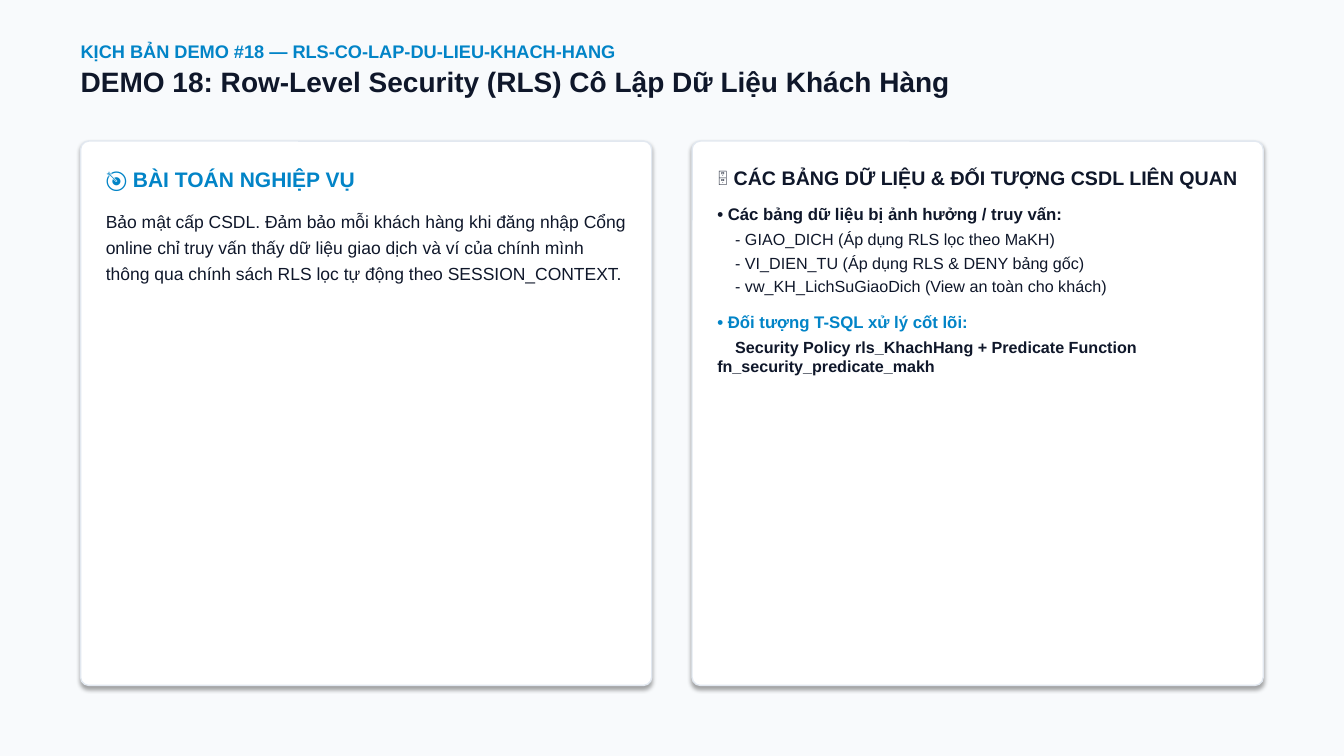
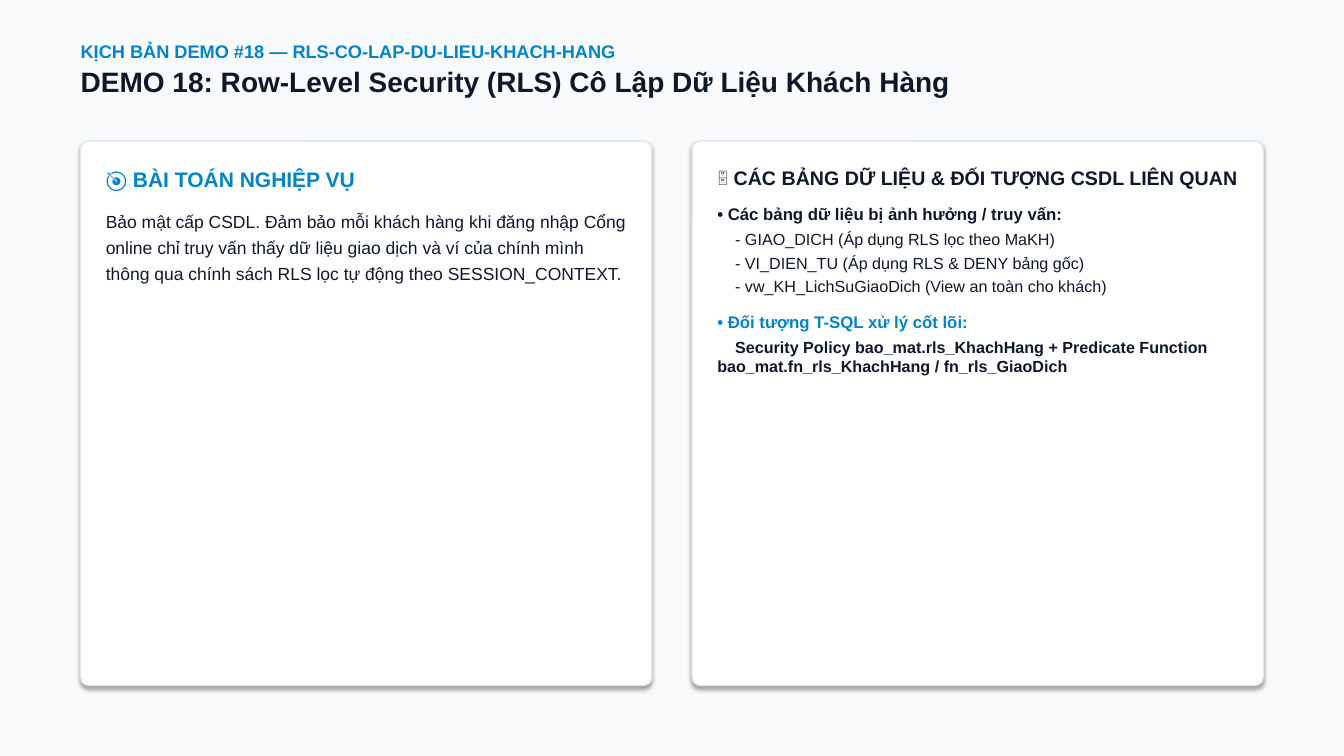
Before and after one commit to 25730084-LeThanhTu/qltt-parking-lot-management, a slide deck: slide 21 of docs/Slides_DoAn_QuanLyChuoiBaiDoXe.pptx. Drawn at 1344x756 pixels with LibreOffice and Linux fonts; fonts in the diff are those of the drawing. Boxes give left, top, right and bottom in pixels: in the first picture for what was removed or moved away, otherwise in the second. Text is boxed around its words. In the diff, an @@ line names an element or a change of style, - is before the commit and + after.

```diff
--- a/docs/Slides_DoAn_QuanLyChuoiBaiDoXe.pptx
+++ b/docs/Slides_DoAn_QuanLyChuoiBaiDoXe.pptx
@@ text at <box>717,341,1207,376</box>: text changed @@
-Security Policy rls_KhachHang + Predicate Function fn_security_predicate_makh
+Security Policy bao_mat.rls_KhachHang + Predicate Function bao_mat.fn_rls_KhachHang / fn_rls_GiaoDich
```
Also in this commit, not shown: 2 other slides changed.
